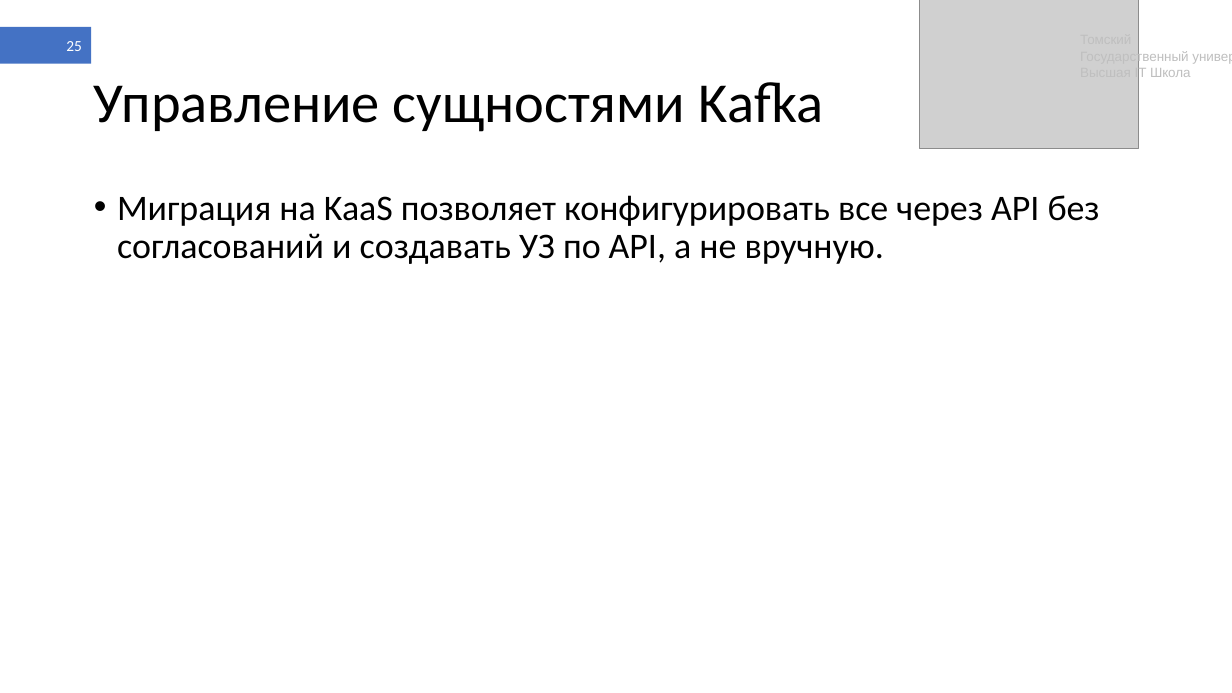
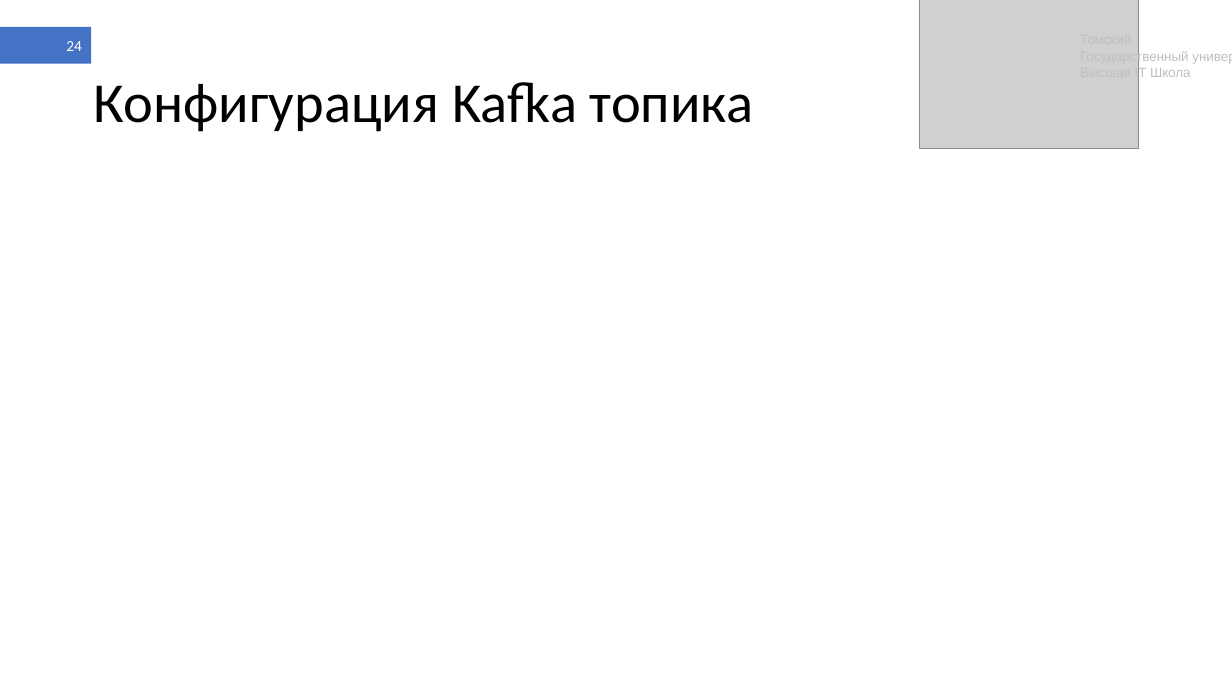
Before and after one commit to shameoff/GraduateWork, a slide deck: slide 24 of Презентация ВКР (в шаблоне).pptx (slide 25 before the commit). Drawn at 1232x693 pixels with LibreOffice and Linux fonts; fonts in the diff are those of the drawing; grey boxes stand for pictures. Boxes give left, top, right and bottom in pixels: in the first picture for what was removed or moved away, otherwise in the second. Text is boxed around its words. In the diff, an @@ line names an element or a change of style, - is before the commit and + after.

```diff
--- a/Презентация ВКР (в шаблоне).pptx
+++ b/Презентация ВКР (в шаблоне).pptx
@@ page number at [66,41,82,51]: text changed @@
-25
+24
@@ title at [94,82,753,132]: text changed @@
-Управление сущностями Kafka
+Конфигурация Kafka топика
@@ text removed at [117,195,1100,264] @@
-• Миграция на KaaS позволяет конфигурировать все через API без согласований и создавать УЗ по API, а не вручную.
```
Also in this commit, not shown: 6 other slides changed, 1 other file.
